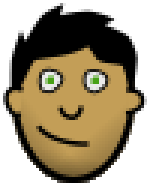
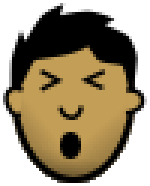
Layered file, before and after one edit (150×186). Changes by layer:
hid "eyes" over [45, 75, 99, 84]
added layer "face ouch" above "face" over [39, 69, 108, 159]
hid "face" over [36, 66, 111, 147]
